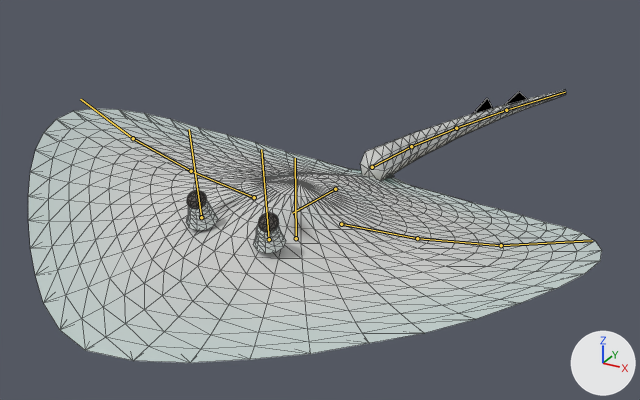
Two versions of the glTF model assets/creatures/glass_skate/glass_skate.glb, one commit apart.
Both versions are drawn from a camera (50 mm lens) standing at (0.975, -1.621, 1.003) and looking at (-0.025, 0.196, 0.095). The axes (+X, +Y, +Z) are drawn at lower right. The lights are the same throughout. The first picture is the older version. Both versions are drawn at frame 2 of the action 'hit_b'; the numbers are the values there. The bones that bend it are drawn over the model as lines. Mesh edges are drawn as thin lines.

Objects in the first picture: 'glass_skate'.
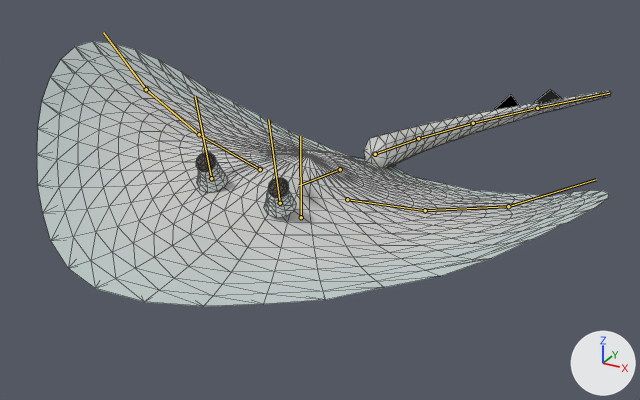
Patch to the scene script:
```diff
--- a/assets/creatures/glass_skate/glass_skate.glb.py
+++ b/assets/creatures/glass_skate/glass_skate.glb.py
@@ bone_root @@
 bone_root = bpy.data.objects['Armature'].pose.bones['root']
-bone_root.location = (0.0, 0.061, -0.034)
+bone_root.location = (0.0, 0.106, -0.059)
@@ bone_body @@
 bone_body = bpy.data.objects['Armature'].pose.bones['body']  # child of 'root'
-bone_body.rotation_quaternion = (0.998, 0.047, -0.035, 0.002)  # degrees (5, -4, 0)
+bone_body.rotation_quaternion = (0.995, 0.082, -0.061, 0.005)  # degrees (9, -7, 0)
@@ bone_disc_l0 @@
 bone_disc_l0 = bpy.data.objects['Armature'].pose.bones['disc_l0']  # child of 'body'
-bone_disc_l0.rotation_quaternion = (0.998, 0.053, 0.0, 0.0)  # degrees (6, 0, 0)
+bone_disc_l0.rotation_quaternion = (0.996, 0.092, 0.0, 0.0)  # degrees (11, 0, 0)
@@ bone_disc_l1 @@
 bone_disc_l1 = bpy.data.objects['Armature'].pose.bones['disc_l1']  # child of 'disc_l0'
-bone_disc_l1.rotation_quaternion = (0.998, 0.053, 0.0, 0.0)  # degrees (6, 0, 0)
+bone_disc_l1.rotation_quaternion = (0.996, 0.092, 0.0, 0.0)  # degrees (11, 0, 0)
@@ bone_disc_l2 @@
 bone_disc_l2 = bpy.data.objects['Armature'].pose.bones['disc_l2']  # child of 'disc_l1'
-bone_disc_l2.rotation_quaternion = (0.997, 0.071, 0.0, 0.0)  # degrees (8, 0, 0)
+bone_disc_l2.rotation_quaternion = (0.992, 0.123, 0.0, 0.0)  # degrees (14, 0, 0)
@@ bone_eye_l @@
 bone_eye_l = bpy.data.objects['Armature'].pose.bones['eye_l']  # child of 'body'
-bone_eye_l.rotation_quaternion = (0.987, 0.146, 0.0, 0.0)  # degrees (17, 0, 0)
+bone_eye_l.rotation_quaternion = (0.967, 0.253, 0.0, 0.0)  # degrees (29, 0, 0)
@@ bone_disc_r0 @@
 bone_disc_r0 = bpy.data.objects['Armature'].pose.bones['disc_r0']  # child of 'body'
-bone_disc_r0.rotation_quaternion = (0.998, 0.053, 0.0, 0.0)  # degrees (6, 0, 0)
+bone_disc_r0.rotation_quaternion = (0.996, 0.092, 0.0, 0.0)  # degrees (11, 0, 0)
@@ bone_disc_r1 @@
 bone_disc_r1 = bpy.data.objects['Armature'].pose.bones['disc_r1']  # child of 'disc_r0'
-bone_disc_r1.rotation_quaternion = (0.998, 0.053, 0.0, 0.0)  # degrees (6, 0, 0)
+bone_disc_r1.rotation_quaternion = (0.996, 0.092, 0.0, 0.0)  # degrees (11, 0, 0)
@@ bone_disc_r2 @@
 bone_disc_r2 = bpy.data.objects['Armature'].pose.bones['disc_r2']  # child of 'disc_r1'
-bone_disc_r2.rotation_quaternion = (0.997, 0.071, 0.0, 0.0)  # degrees (8, 0, 0)
+bone_disc_r2.rotation_quaternion = (0.992, 0.123, 0.0, 0.0)  # degrees (14, 0, 0)
@@ bone_eye_r @@
 bone_eye_r = bpy.data.objects['Armature'].pose.bones['eye_r']  # child of 'body'
-bone_eye_r.rotation_quaternion = (0.987, 0.146, 0.0, 0.0)  # degrees (17, 0, 0)
+bone_eye_r.rotation_quaternion = (0.967, 0.253, 0.0, 0.0)  # degrees (29, 0, 0)
@@ bone_tail0 @@
 bone_tail0 = bpy.data.objects['Armature'].pose.bones['tail0']  # child of 'body'
-bone_tail0.rotation_quaternion = (-0.998, -0.028, 0.002, 0.047)  # degrees (3, 0, -5)
+bone_tail0.rotation_quaternion = (-0.995, -0.049, 0.004, 0.082)  # degrees (6, 0, -9)
@@ bone_tail1 @@
 bone_tail1 = bpy.data.objects['Armature'].pose.bones['tail1']  # child of 'tail0'
-bone_tail1.rotation_quaternion = (0.996, 0.038, -0.002, -0.075)  # degrees (4, 0, -9)
+bone_tail1.rotation_quaternion = (0.989, 0.065, -0.006, -0.131)  # degrees (7, 0, -15)
@@ bone_tail2 @@
 bone_tail2 = bpy.data.objects['Armature'].pose.bones['tail2']  # child of 'tail1'
-bone_tail2.rotation_quaternion = (0.992, 0.047, -0.004, -0.103)  # degrees (5, 0, -12)
+bone_tail2.rotation_quaternion = (0.98, 0.081, -0.011, -0.179)  # degrees (9, 0, -21)
@@ bone_tail3 @@
 bone_tail3 = bpy.data.objects['Armature'].pose.bones['tail3']  # child of 'tail2'
-bone_tail3.rotation_quaternion = (0.987, 0.056, -0.006, -0.131)  # degrees (6, 0, -15)
+bone_tail3.rotation_quaternion = (0.968, 0.096, -0.018, -0.227)  # degrees (11, 1, -26)
```

Boxes [x1, y1, x2, y2] around the edits, measured in the pictures (640 x 400 px):
'glass_skate', posed: before [28, 90, 602, 363]; after [37, 41, 611, 306]
bone 'root', root to tip: before (296, 238) to (295, 158); after (301, 217) to (300, 136)
bone 'body', root to tip: before (335, 189) to (292, 213); after (340, 169) to (299, 185)
bone 'disc_l0', root to tip: before (341, 224) to (417, 238); after (347, 199) to (425, 210)
bone 'disc_l1', root to tip: before (417, 238) to (501, 245); after (425, 210) to (508, 206)
bone 'disc_l2', root to tip: before (501, 245) to (592, 240); after (508, 206) to (596, 179)
bone 'eye_l', root to tip: before (269, 239) to (261, 149); after (280, 203) to (268, 119)
bone 'disc_r0', root to tip: before (254, 197) to (191, 171); after (260, 169) to (199, 134)
bone 'disc_r1', root to tip: before (191, 171) to (133, 138); after (199, 134) to (146, 89)
bone 'disc_r2', root to tip: before (133, 138) to (80, 99); after (146, 89) to (103, 32)
bone 'eye_r', root to tip: before (201, 217) to (189, 129); after (211, 178) to (195, 96)
bone 'tail0', root to tip: before (372, 167) to (411, 146); after (375, 154) to (418, 138)
bone 'tail1', root to tip: before (411, 146) to (456, 128); after (418, 138) to (473, 123)
bone 'tail2', root to tip: before (456, 128) to (506, 110); after (473, 123) to (537, 108)
bone 'tail3', root to tip: before (506, 110) to (565, 92); after (537, 108) to (609, 93)
